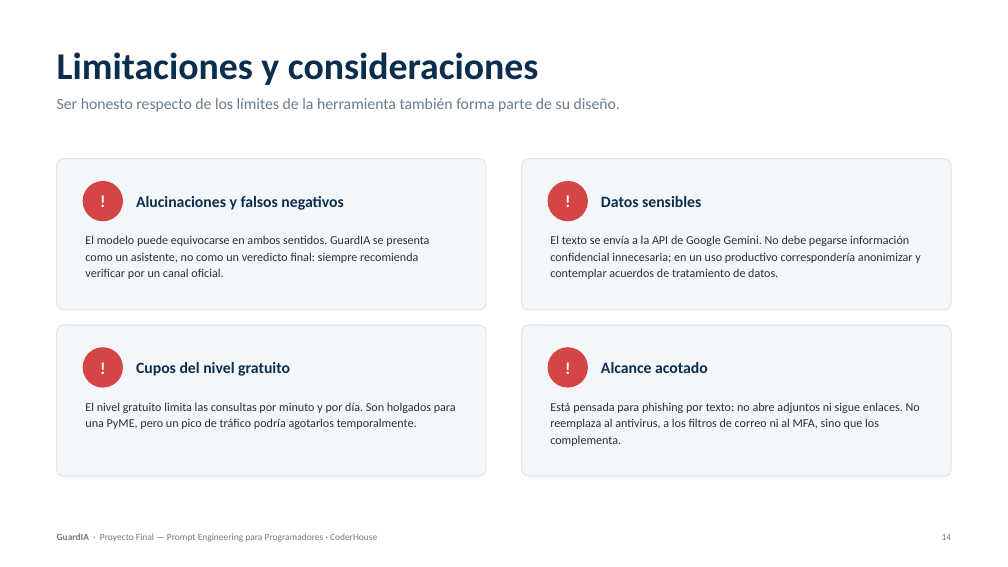
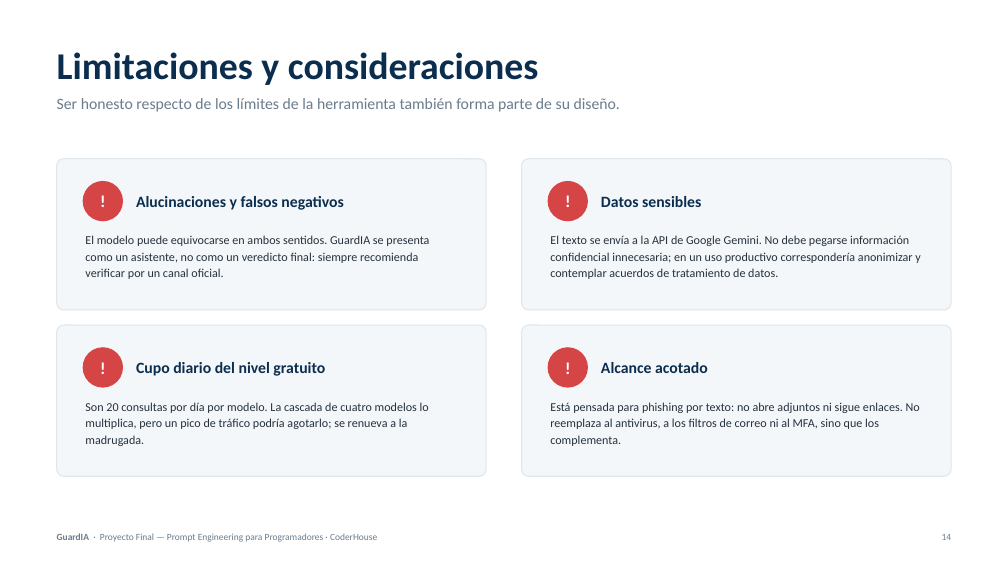
Before and after one commit to cubi20/guardia, a slide deck: slide 14 of docs/GuardIA-ProyectoFinal-IdoyagaMolina.pptx. Drawn at 1008x567 pixels with LibreOffice and Linux fonts; fonts in the diff are those of the drawing. Boxes give left, top, right and bottom in pixels: in the first picture for what was removed or moved away, otherwise in the second. Text is boxed around its words. In the diff, an @@ line names an element or a change of style, - is before the commit and + after.

```diff
--- a/docs/GuardIA-ProyectoFinal-IdoyagaMolina.pptx
+++ b/docs/GuardIA-ProyectoFinal-IdoyagaMolina.pptx
@@ text at box(136, 362, 325, 376): text changed @@
-Cupos del nivel gratuito
+Cupo diario del nivel gratuito
@@ text at box(85, 402, 429, 446): text changed @@
-El nivel gratuito limita las consultas por minuto y por día. Son holgados para una PyME, pero un pico de tráfico podría agotarlos temporalmente.
+Son 20 consultas por día por modelo. La cascada de cuatro modelos lo multiplica, pero un pico de tráfico podría agotarlo; se renueva a la madrugada.
```
Also in this commit, not shown: 4 other slides changed, 12 other files.
